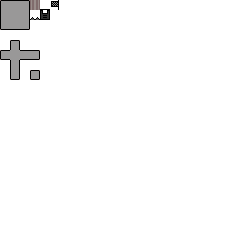
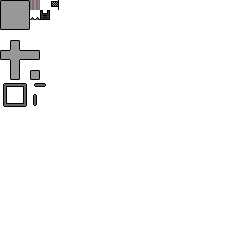
Layers edited between the first and the second (250, 250) image:
painted on "sprite_sheet.png" over left=3, top=9, right=50, bottom=107
